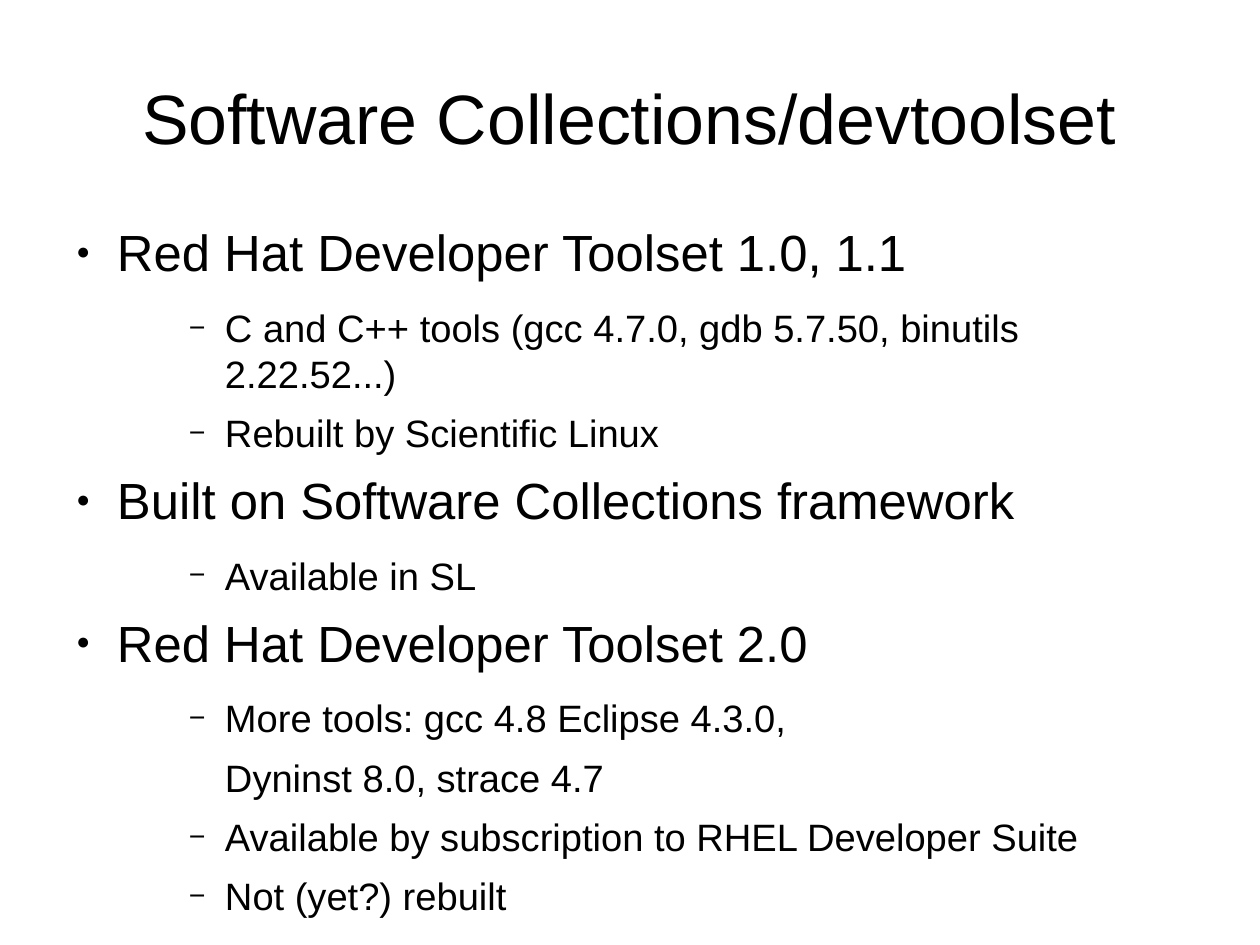
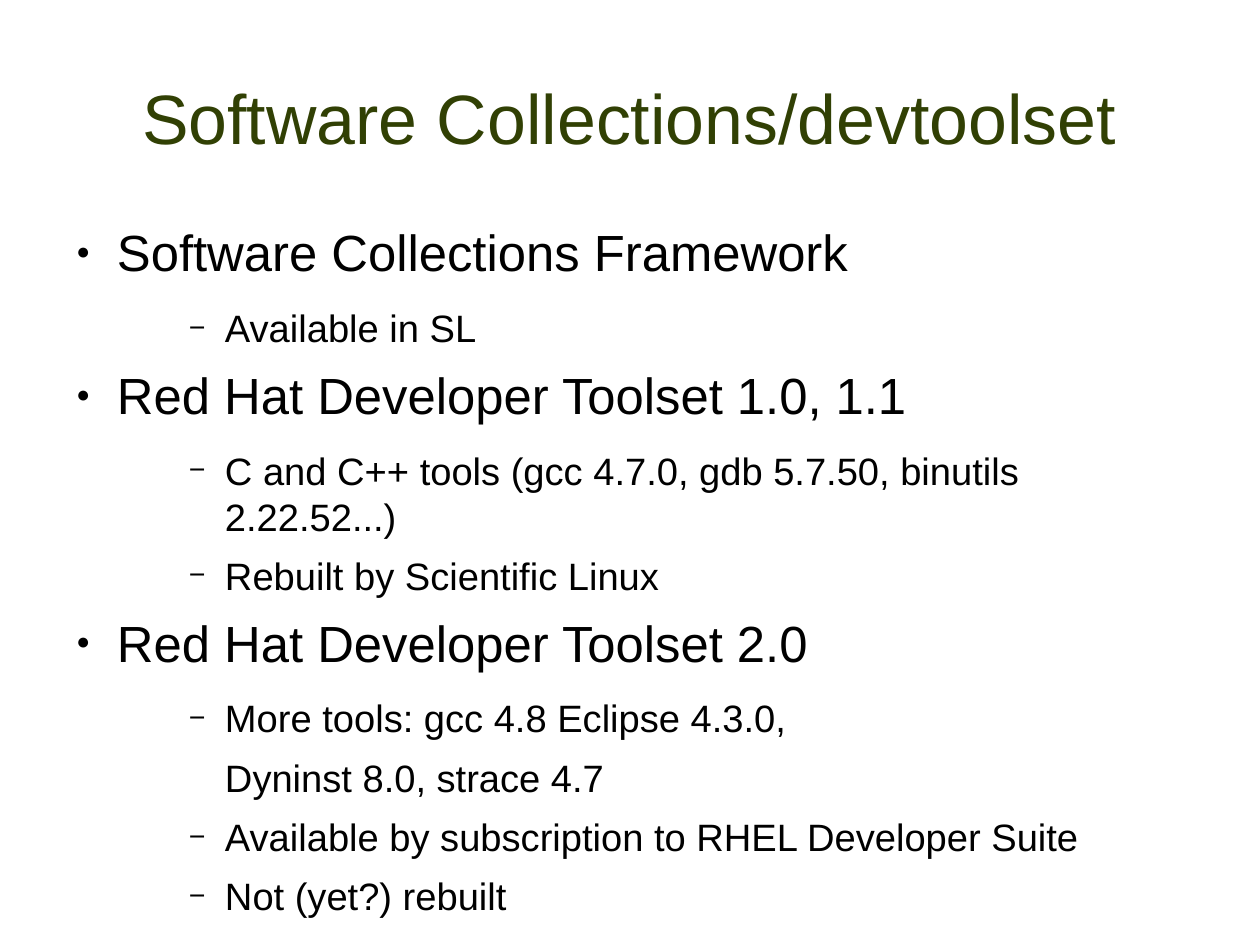
Before and after one commit to misterbonnie/presentations, a slide deck: slide 8 of lugdec14.odp (slide 2 before the commit). Drawn at 1260x945 pixels with LibreOffice and Linux fonts; fonts in the diff are those of the drawing; background and template pictures are left out. Boxes give left, top, right and bottom in pixels: in the first picture for what was removed or moved away, otherwise in the second. Text is boxed around its words. In the diff, an @@ line names an element or a change of style, - is before the commit and + after.

```diff
--- a/lugdec14.odp
+++ b/lugdec14.odp
@@ title "Software Collections/devtoolset" at (x1=142, y1=93, x2=1116, y2=145): text colour #000000 to #314004 @@
@@ text at (x1=117, y1=234, x2=848, y2=343): paragraphs added @@
+● Software Collections Framework
+    − Available in SL
@@ text at (x1=117, y1=482, x2=1014, y2=591): paragraphs removed @@
-● Built on Software Collections framework
-    − Available in SL
```
Also in this commit, not shown: 17 other slides changed, 8 slides added, 1 other file.
